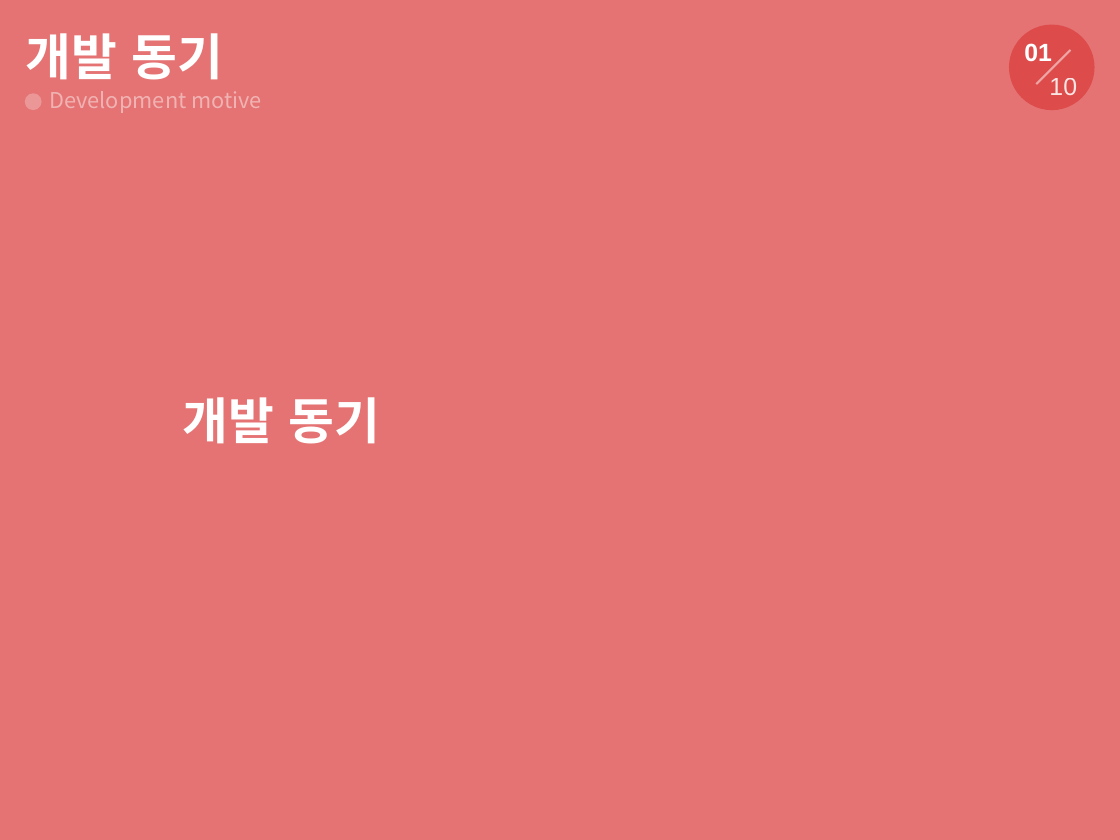
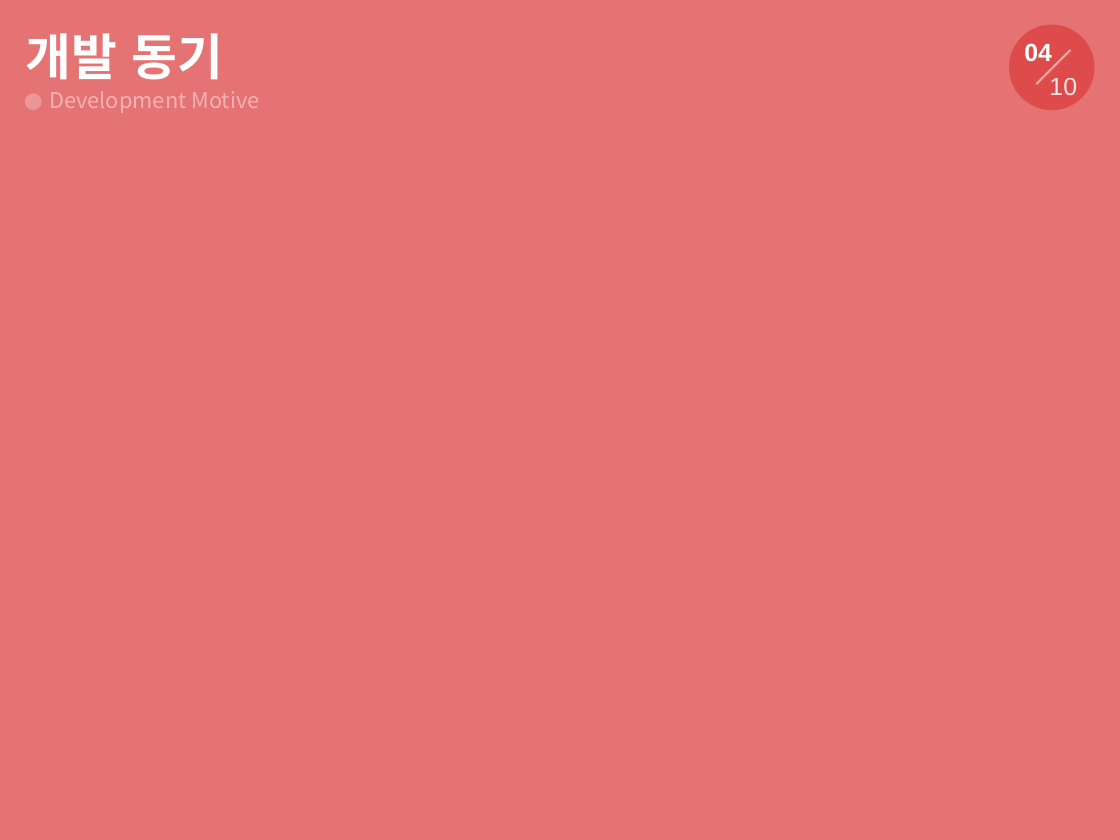
Before and after one commit to tornadoblot/Kangwondo, a slide deck: slide 4 of ppt/프레젠테이션1.pptx (slide 2 before the commit). Drawn at 1120x840 pixels with LibreOffice and Linux fonts; fonts in the diff are those of the drawing. Boxes give left, top, right and bottom in pixels: in the first picture for what was removed or moved away, otherwise in the second. Text is boxed around its words. In the diff, an @@ line names an element or a change of style, - is before the commit and + after.

```diff
--- a/ppt/프레젠테이션1.pptx
+++ b/ppt/프레젠테이션1.pptx
@@ text at (1024, 43, 1052, 61): text changed @@
-01
+04
@@ text at (49, 91, 259, 113): text changed @@
-Development motive
+Development Motive
@@ text removed at (183, 397, 380, 444) @@
-개발 동기
```
Also in this commit, not shown: 2 slides added, 1 other file.
